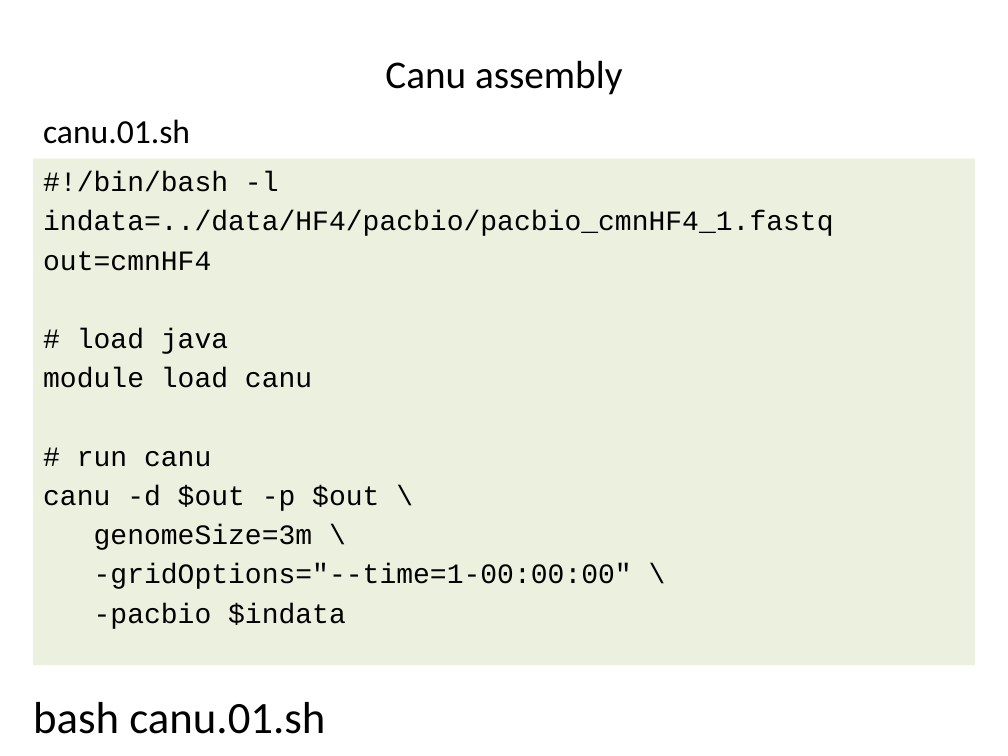
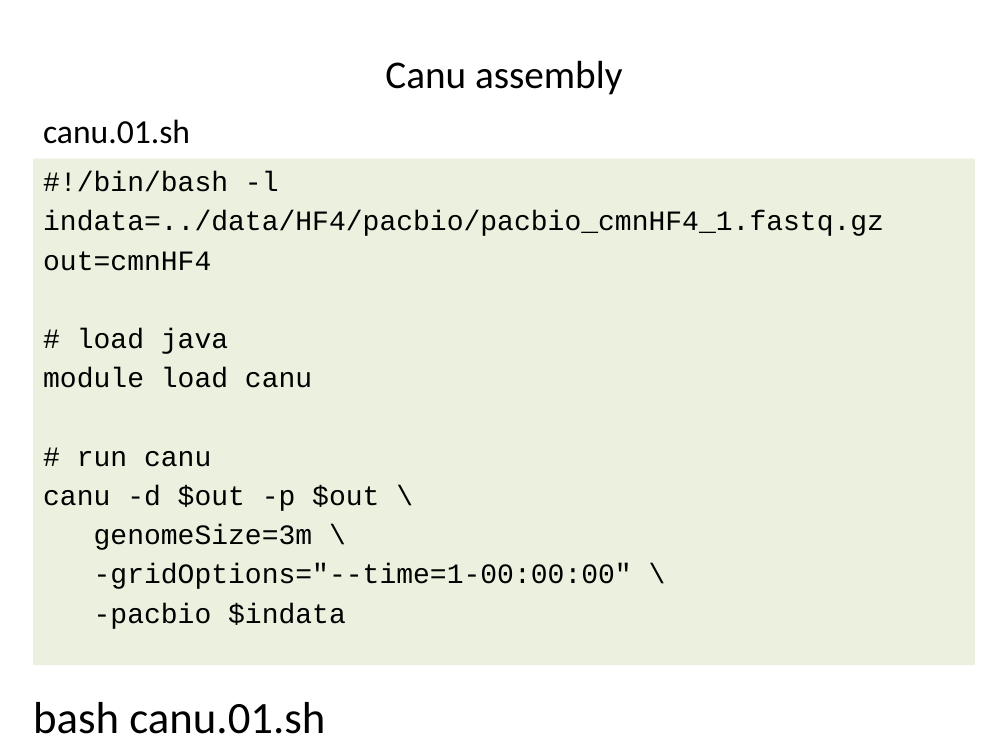
Before and after one commit to liu3zhenlab/teaching, a slide deck: slide 17 of PLPTH813Bioinformatis/2023/labs/lab09_assembly.pptx. Drawn at 1008x756 pixels with LibreOffice and Linux fonts; fonts in the diff are those of the drawing. Boxes give left, top, right and bottom in pixels: in the first picture for what was removed or moved away, otherwise in the second. Text is boxed around its words. In the diff, an @@ line names an element or a change of style, - is before the commit and + after.

```diff
--- a/PLPTH813Bioinformatis/2023/labs/lab09_assembly.pptx
+++ b/PLPTH813Bioinformatis/2023/labs/lab09_assembly.pptx
@@ text at <box>43,211,884,236</box>: text changed @@
-indata=../data/HF4/pacbio/pacbio_cmnHF4_1.fastq
+indata=../data/HF4/pacbio/pacbio_cmnHF4_1.fastq.gz
```
Also in this commit, not shown: 4 other slides changed, 2 other files.
